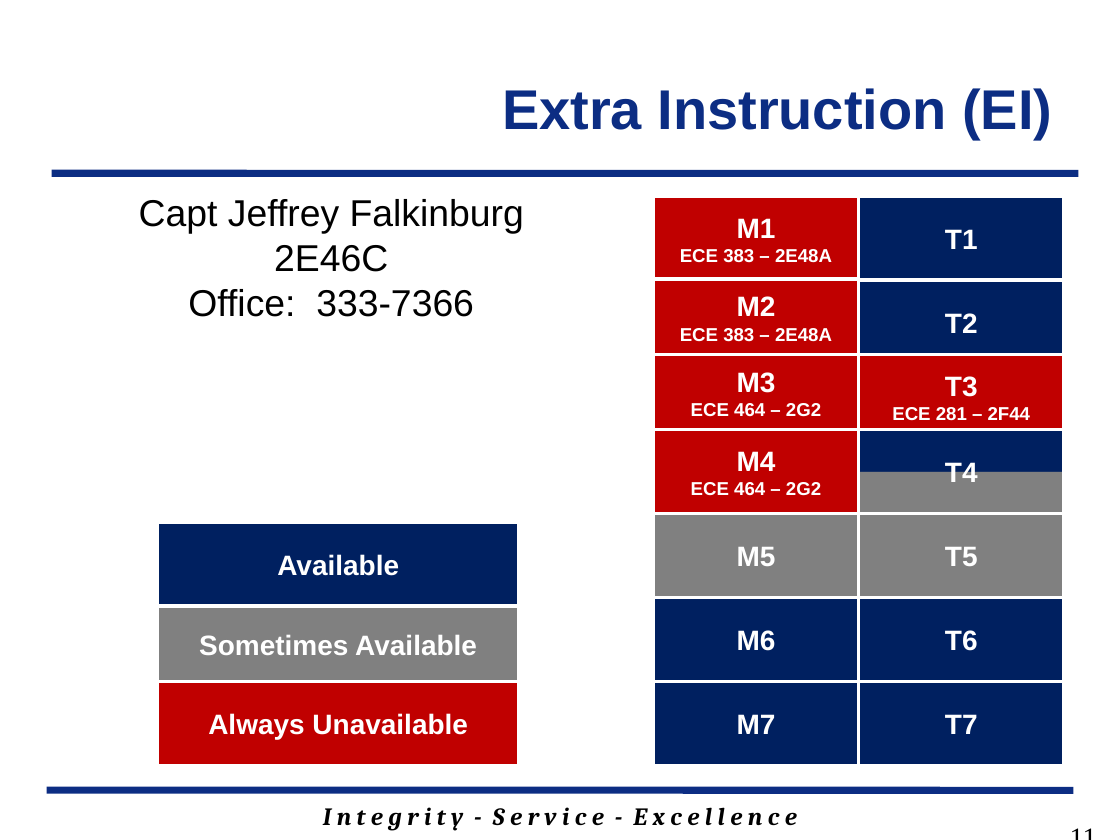
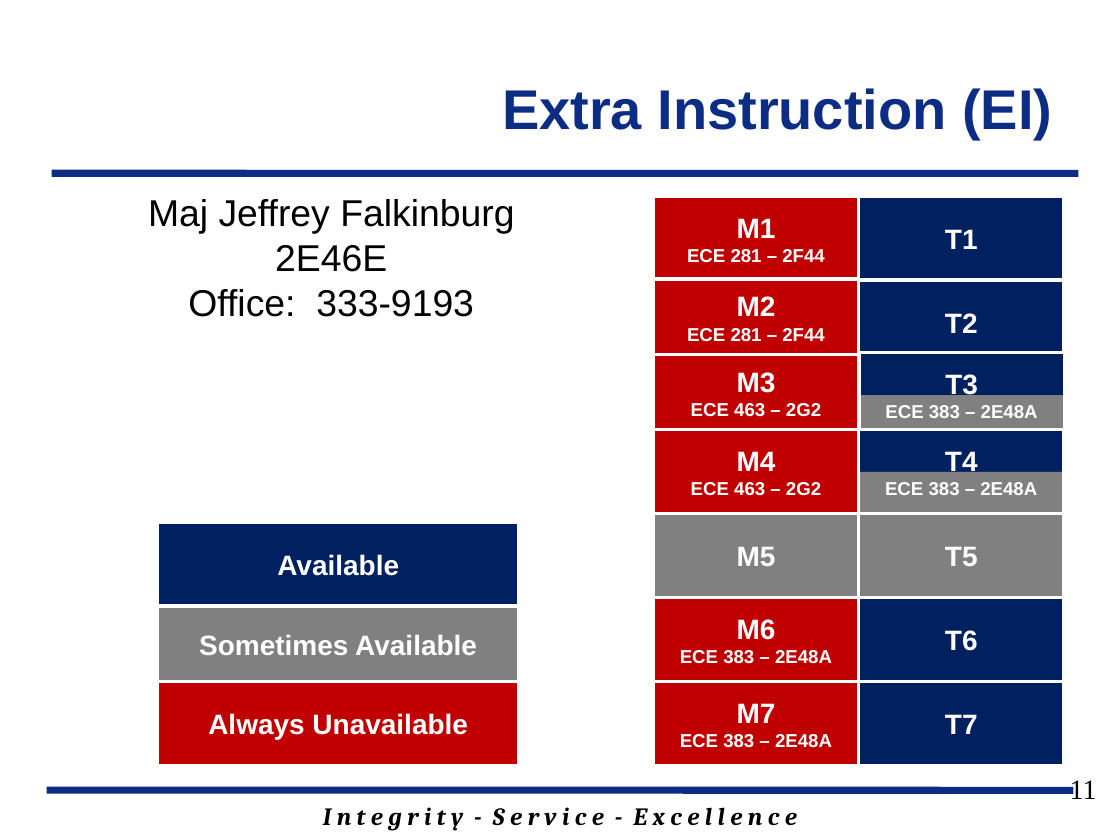
Before and after one commit to jfalkinburg/ECE383_web, a slide deck: slide 11 of lecture/slides/ECE_383_Lec1.pptx. Drawn at 1120x840 pixels with LibreOffice and Linux fonts; fonts in the diff are those of the drawing; background and template pictures are left out. Boxes give left, top, right and bottom in pixels: in the first picture for what was removed or moved away, otherwise in the second. Text is boxed around its words. In the diff, an @@ line names an element or a change of style, - is before the commit and + after.

```diff
--- a/lecture/slides/ECE_383_Lec1.pptx
+++ b/lecture/slides/ECE_383_Lec1.pptx
@@ text at box(148, 199, 514, 317): text changed @@
-Capt Jeffrey Falkinburg
-2E46C
-Office: 333-7366
+Maj Jeffrey Falkinburg
+2E46E
+Office: 333-9193
@@ text in rectangle at box(687, 249, 824, 263): text changed @@
-ECE 383 – 2E48A
+ECE 281 – 2F44
@@ text in rectangle at box(687, 328, 824, 342): text changed @@
-ECE 383 – 2E48A
+ECE 281 – 2F44
@@ rectangle "T3" at box(859, 353, 1064, 437): fill #C00000 to gradient #002060 to #808080 @@
@@ text in rectangle at box(691, 403, 821, 417): text changed @@
-ECE 464 – 2G2
+ECE 463 – 2G2
@@ text in rectangle at box(885, 405, 1038, 418): text changed @@
-ECE 281 – 2F44
+ECE 383 – 2E48A
@@ text in rectangle at box(691, 482, 821, 496): text changed @@
-ECE 464 – 2G2
+ECE 463 – 2G2
@@ text in rectangle at box(885, 482, 1037, 495): paragraph added @@
+ECE 383 – 2E48A
@@ rectangle "M6" at box(653, 597, 858, 681): fill #002060 to #C00000 @@
@@ text in rectangle at box(680, 650, 832, 664): paragraph added @@
+ECE 383 – 2E48A
@@ rectangle "M7" at box(653, 681, 858, 765): fill #002060 to #C00000 @@
@@ text in rectangle at box(680, 734, 832, 748): paragraph added @@
+ECE 383 – 2E48A
@@ page number rewrapped from box(847, 766, 1108, 824) to box(1070, 780, 1097, 799) @@
```
Also in this commit, not shown: 13 other slides changed, 2 slides added, 1 slide removed, 3 other files.
